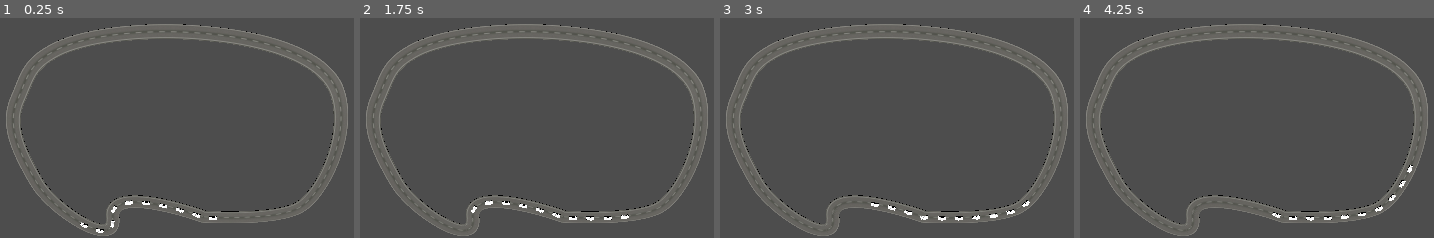
Above: before the commit, frames 1-4 (left to right).
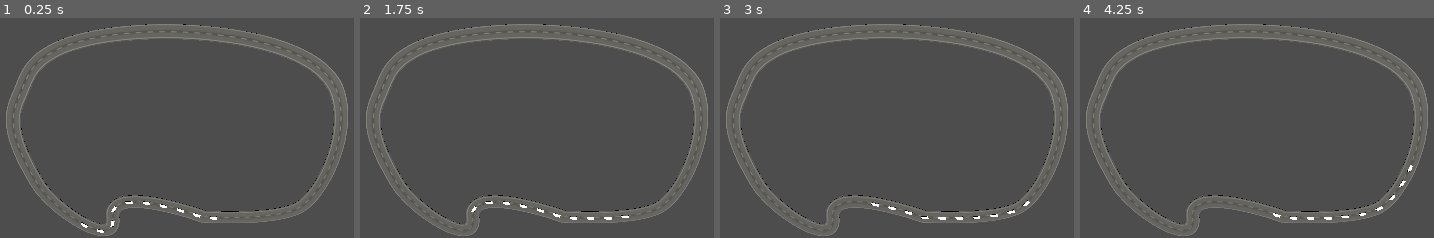
Above: after the commit, the same moments.

Repository: zaddmc/Traffic_Simulator
Game: Godot game, scene res://assets/node_3d.tscn
Same seed, same stepped clock (60 frames per second), same inputs: the game is played once before the commit and once after it.
Inputs:
- Up to frame 1 (0.25 s): no input
- Up to frame 2 (1.75 s): no input
- Up to frame 3 (3 s): no input
- Up to frame 4 (4.25 s): no input

The runs differ from the first frame. In frame 1, 0.2% of the frame differs, in the area x 22-62%, y 82-98%; in frame 2, 0.2%; in frame 3, 0.2%, in the area x 42-88%, y 82-93%; in frame 4, 0.2%.

Commit message:
carmodelfixedfixed

Diff:
--- a/scripts/car.tscn
+++ b/scripts/car.tscn
@@ -1,11 +1,11 @@
 [gd_scene load_steps=3 format=3 uid="uid://b2omyb7g6ds56"]
 
 [ext_resource type="Script" path="res://scripts/CarScript.gd" id="1_2aw4a"]
-[ext_resource type="PackedScene" uid="uid://b0h587x42a4l6" path="res://assets/Models/carmodel.glb" id="2_hqsxh"]
+[ext_resource type="PackedScene" uid="uid://rfc5mjf3uxhn" path="res://assets/Models/carmodel.fbx" id="2_335if"]
 
 [node name="Car" type="PathFollow3D"]
 transform = Transform3D(0.999943, 0, 0, 0, 0.99995, 0, 0, 0, 0.999958, 0, 0, 0.0174198)
 script = ExtResource("1_2aw4a")
 
-[node name="carmodel" parent="." instance=ExtResource("2_hqsxh")]
-transform = Transform3D(-3.49691e-09, 0, 0.08, 0, 0.08, 0, -0.08, 0, -3.49691e-09, 0.00476566, -1.19215e-07, -0.0424699)
+[node name="carmodel2" parent="." instance=ExtResource("2_335if")]
+transform = Transform3D(-3.49691e-09, 0, 0.08, 0, 0.08, 0, -0.08, 0, -3.49691e-09, 0.0185097, 0, -0.112033)
